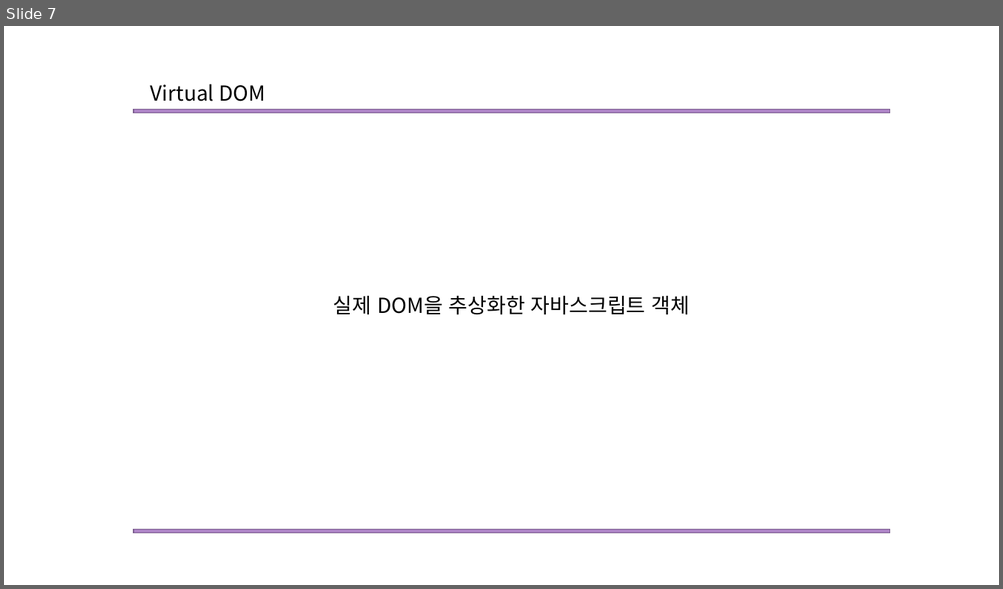
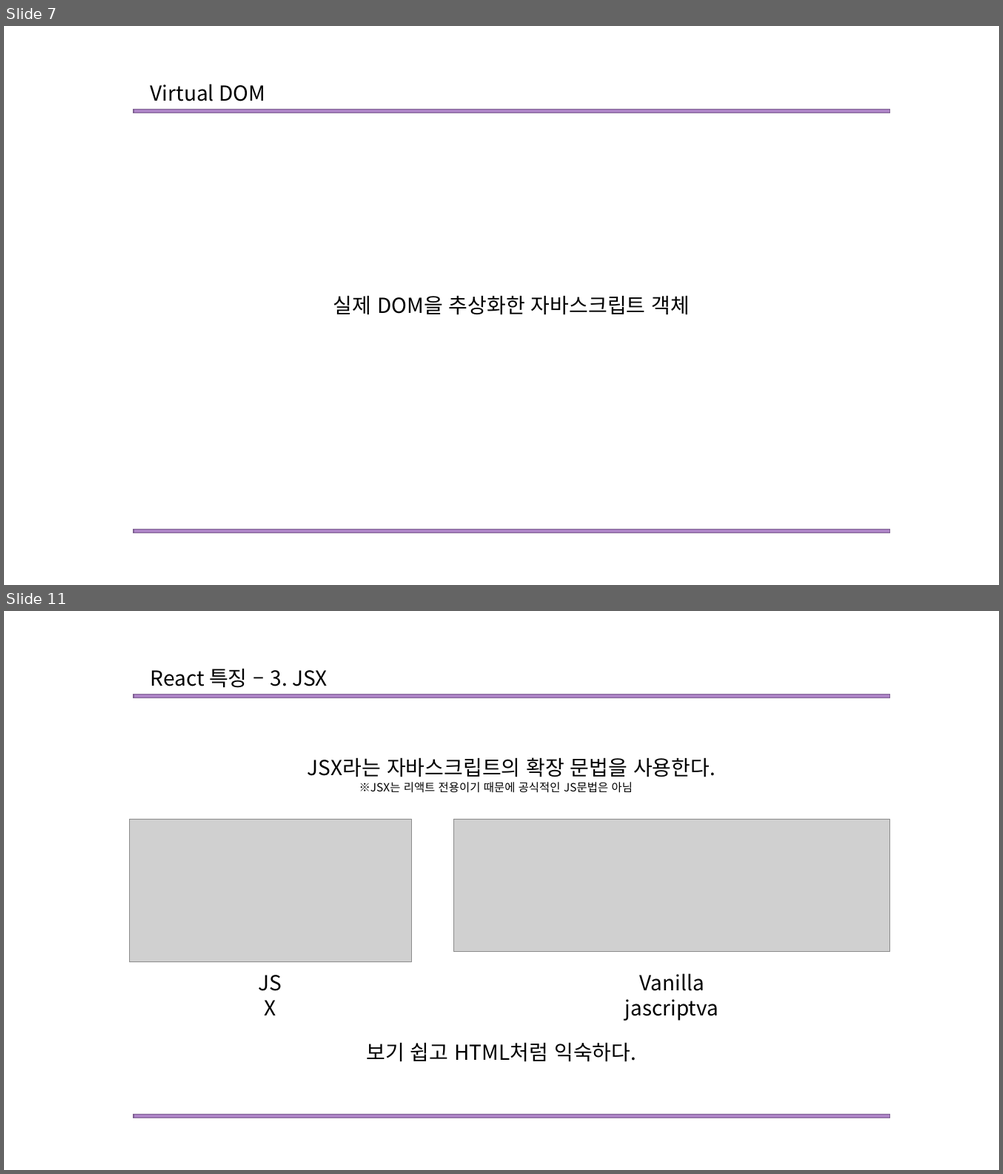
Before and after one commit to Mikusnuz/MyPractice, a slide deck: Study/6. React.pptx. Shown one above the other, each under a label of ours: slide 7 before the commit, slides 7 and 11 after it; the slides between them are not shown. The pictures are 1003x589 and 1003x1174 pixels, drawn with LibreOffice and Linux fonts; fonts in the diff are those of the drawing; grey boxes stand for pictures. Boxes give left, top, right and bottom in pixels: in the first picture for what was removed or moved away, otherwise in the second. Text is boxed around its words. In the diff, an @@ line names an element or a change of style, - is before the commit and + after.

```diff
--- a/Study/6. React.pptx
+++ b/Study/6. React.pptx
@@ slide 11 added at bbox=[4, 611, 999, 1170], background #FFFFFF @@
@@ text added at bbox=[151, 669, 327, 688], 20 pt, text #000000 @@
+React 특징 – 3. JSX
@@ rectangle added at bbox=[133, 695, 890, 698], fill #AD84C6, outline #806292 1 pt @@
@@ text added at bbox=[307, 758, 715, 777], 20 pt, text #000000 @@
+JSX라는 자바스크립트의 확장 문법을 사용한다.
@@ text added at bbox=[359, 782, 632, 793], 11 pt, text #000000 @@
+※JSX는 리액트 전용이기 때문에 공식적인 JS문법은 아님
@@ picture added at bbox=[129, 819, 412, 963] @@
@@ picture added at bbox=[454, 819, 890, 952] @@
@@ text added at bbox=[247, 967, 293, 999], 20 pt, text #000000 @@
+JSX
@@ text added at bbox=[625, 974, 719, 1021], 20 pt, text #000000 @@
+Vanilla jascriptva
@@ text added at bbox=[367, 1042, 636, 1062], 20 pt, text #000000 @@
+보기 쉽고 HTML처럼 익숙하다.
@@ rectangle added at bbox=[133, 1115, 890, 1119], fill #AD84C6, outline #806292 1 pt @@
```
Also in this commit, not shown: 4 slides changed, 6 other slides added, 1 slide removed, 5 other files.
